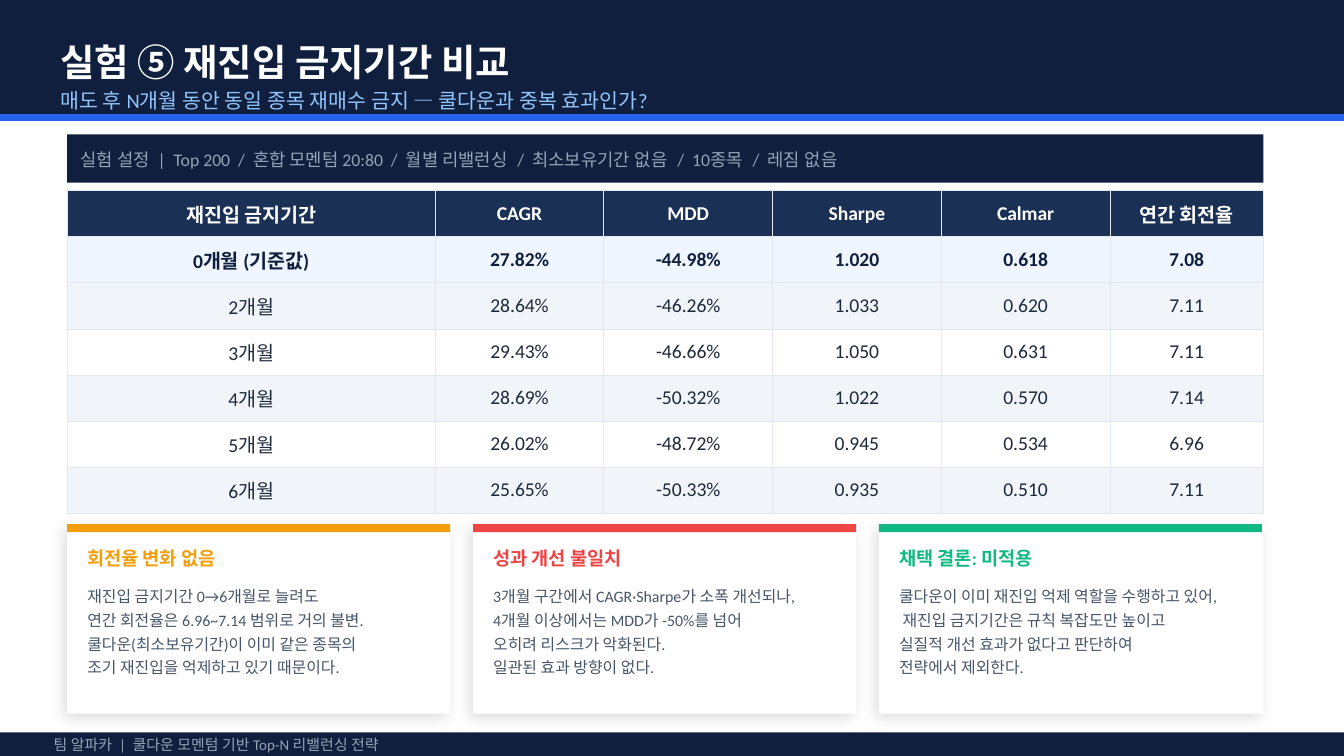
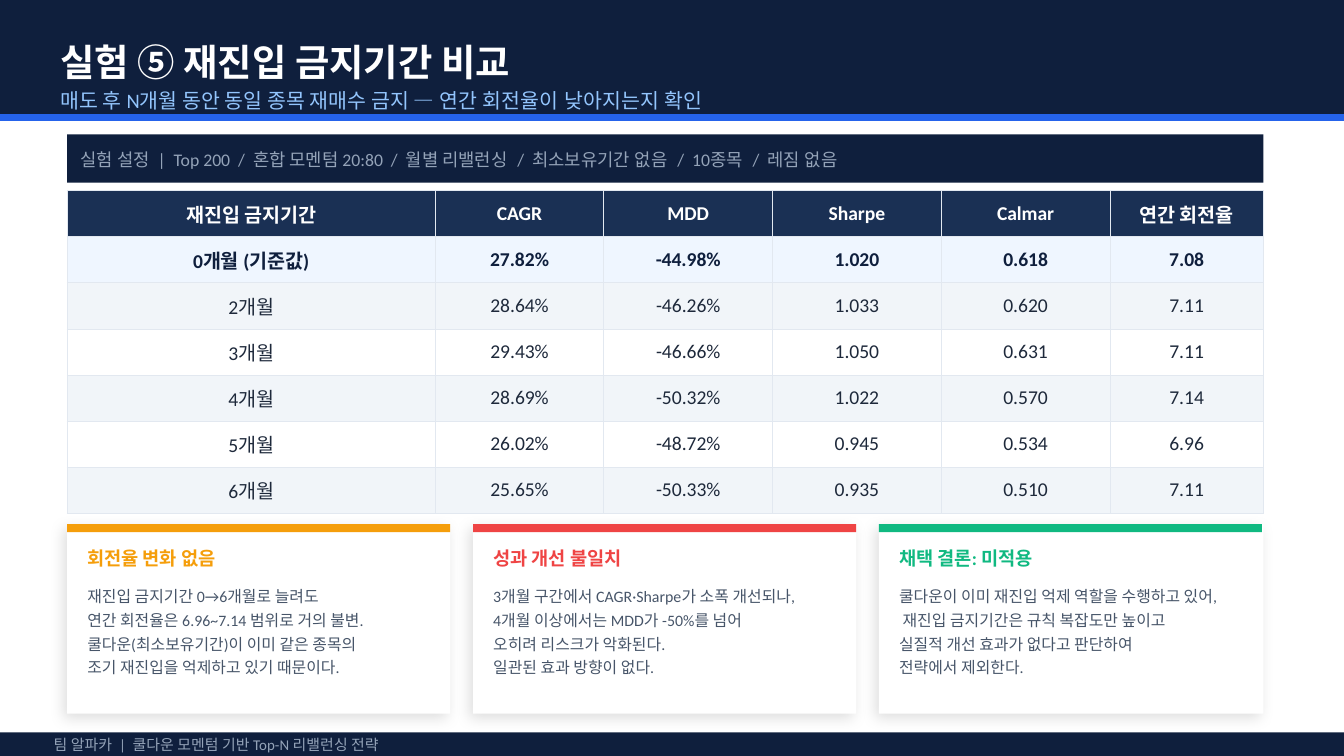
Before and after one commit to pdhman/KDT-AI-, a slide deck: slide 14 of 1조_결과보고서_알파카_쿨다운모멘텀전략.pptx. Drawn at 1344x756 pixels with LibreOffice and Linux fonts; fonts in the diff are those of the drawing. Boxes give left, top, right and bottom in pixels: in the first picture for what was removed or moved away, otherwise in the second. Text is boxed around its words. In the diff, an @@ line names an element or a change of style, - is before the commit and + after.

```diff
--- a/1조_결과보고서_알파카_쿨다운모멘텀전략.pptx
+++ b/1조_결과보고서_알파카_쿨다운모멘텀전략.pptx
@@ text at [60,91,703,110]: text changed @@
-매도 후 N개월 동안 동일 종목 재매수 금지 — 쿨다운과 중복 효과인가?
+매도 후 N개월 동안 동일 종목 재매수 금지 — 연간 회전율이 낮아지는지 확인
```
Also in this commit, not shown: 10 other slides changed, 2 other files.
